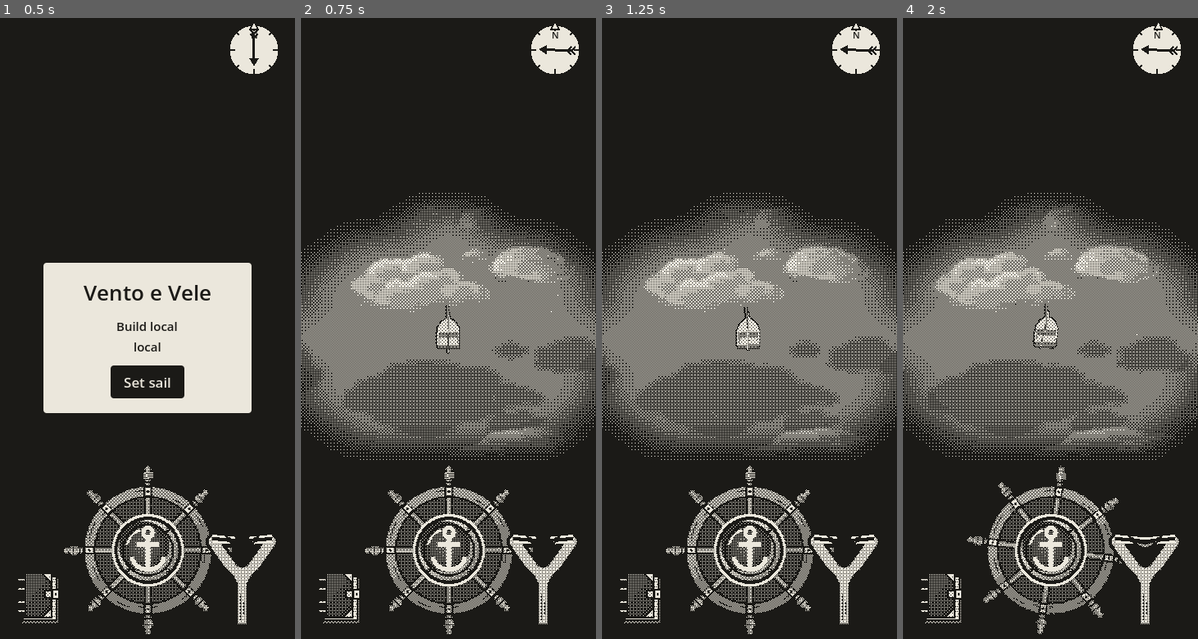
Above: before the commit, frames 1-4 (left to right).
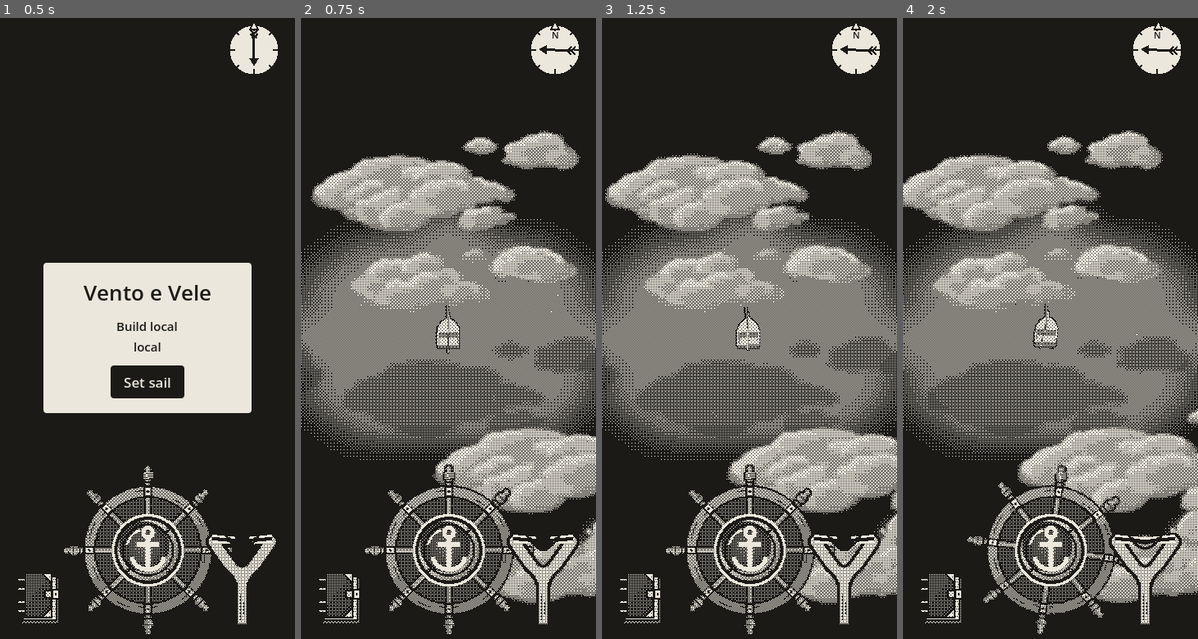
Above: after the commit, the same moments.

Repository: EnricoLabarile/Sail
Game: Godot game, scene res://Assets/Scenes/Overworld.tscn
Same seed, same stepped clock (60 frames per second), same inputs: the game is played once before the commit and once after it.
Inputs (mouse positions are in pixels of both pictures, inside the frame that each line leads up to):
- Up to frame 1 (0.5 s): no input
- Up to frame 2 (0.75 s): click "Set sail" at 0.5 s
- Up to frame 3 (1.25 s): no input
- Up to frame 4 (2 s): tap Enter (ui_accept) at 1.25, 1.52 s; move the mouse to (1115, 303) at 1.27 s; hold Right (ui_right) from 1.28 s (still down); click (1115, 303) at 1.42 s

Frame 1 is identical in both runs. In frame 2, 9.4% of the frame differs, in the area x 3-100%, y 18-95%; in frame 3, 9.5%; in frame 4, 9.8%, in the area x 0-100%, y 18-95%.

Commit message:
Clouds drawn over the fog of war (render_priority 4)
Co-Authored-By: Claude Opus 5.5 <noreply@anthropic.com>
Claude-Session: https://claude.ai/code/session_0154zeqDuhZHz7ZXLE21BuMs

Diff:
--- a/Assets/Landscape/clouds/clouds.gd
+++ b/Assets/Landscape/clouds/clouds.gd
@@ -64,7 +64,7 @@
 	material.transparency = BaseMaterial3D.TRANSPARENCY_ALPHA
 	material.shading_mode = BaseMaterial3D.SHADING_MODE_UNSHADED
 	material.cull_mode = BaseMaterial3D.CULL_DISABLED
-	material.render_priority = 2     # see-through things: after the sea (0) and the shadows (1), before the fog (3)
+	material.render_priority = 4     # see-through things: last, after the sea (0), the shadows (1) and the fog (3): over it
 	return material
 
 
@@ -102,7 +102,7 @@
 func add_shadow_effect() -> void:
 	shadow_material = ShaderMaterial.new()
 	shadow_material.shader = load("res://Assets/Landscape/clouds/cloud_shadow.gdshader")
-	shadow_material.render_priority = 1   # after the sea (0), before the clouds (2) and the fog (3)
+	shadow_material.render_priority = 1   # after the sea (0), before the fog (3) and the clouds (4)
 	shadow_material.set_shader_parameter("cloud_map", map_camera.get_viewport().get_texture())
 	shadow_material.set_shader_parameter("map_size", shadow_area)
 	shadow_material.set_shader_parameter("cloud_height", height)
--- a/Assets/Landscape/world/sea.gd
+++ b/Assets/Landscape/world/sea.gd
@@ -36,7 +36,7 @@
 	fog.set_shader_parameter("falloff", fog_falloff)
 	fog.set_shader_parameter("world_size", Land.WORLD_SIZE)   # how much of the world the fog picture covers
 	fog_material = fog
-	fog.render_priority = 3      # drawn after the sea (0), outline and shadows (1), clouds (2): over everything
+	fog.render_priority = 3      # drawn after the sea (0), outline and shadows (1), gulls and stones (2): over all but the clouds (4)
 	var quad := QuadMesh.new()
 	quad.material = fog
 	var screen := MeshInstance3D.new()
Not shown, changed: CLAUDE.md
